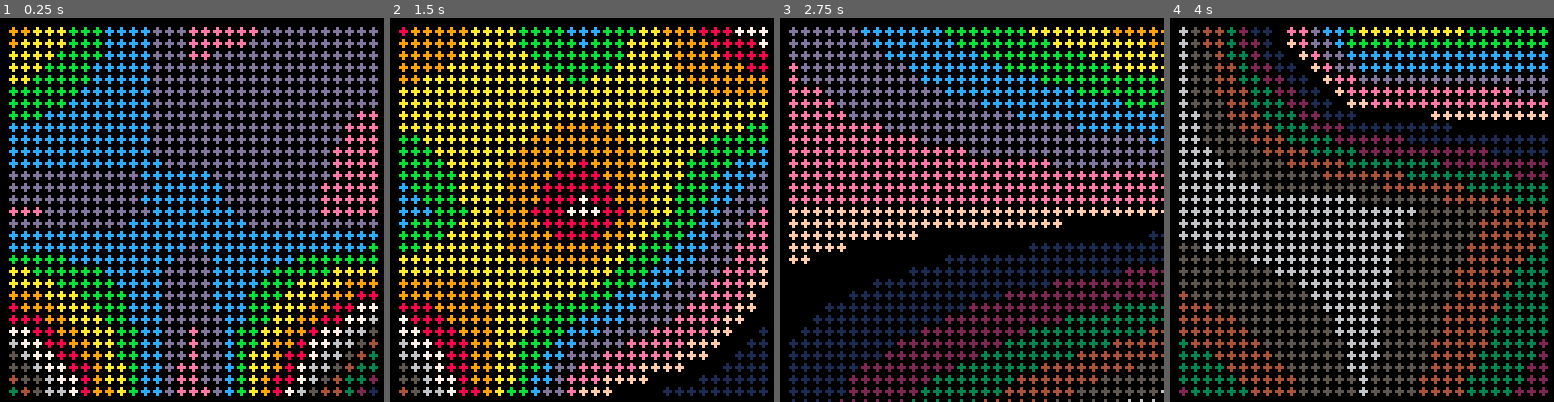
Above: before the commit, frames 1-4 (left to right).
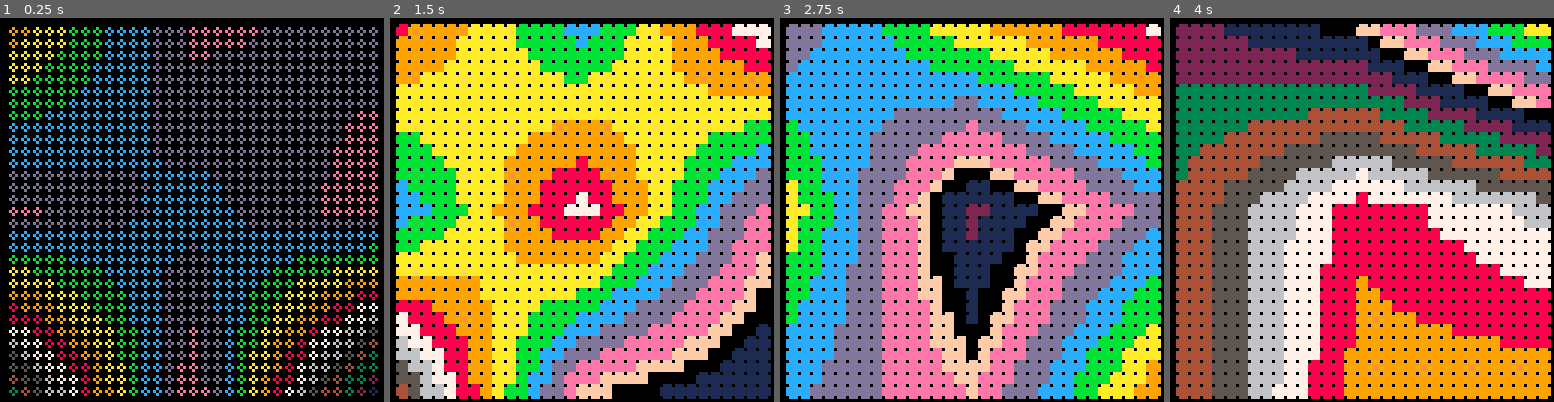
Above: after the commit, the same moments.

Repository: HelveticaScenario/pico8-carts
Game: PICO-8 cartridge bilinear.p8
Two runs of this game, one before a commit and one after it. Both use one fixed random seed, a clock stepped at 60 frames per second and the inputs below.
Inputs:
- Up to frame 1 (0.25 s): no input
- Up to frame 2 (1.5 s): tap O (Z key) at 0.7 s
- Up to frame 3 (2.75 s): hold Right 1.6-2.1 s; tap O (Z key) at 1.7, 2.1, 2.5 s; hold Up 2.15-2.42 s; hold Right from 2.47 s (still down)
- Up to frame 4 (4 s): tap O (Z key) at 2.9, 3.3, 3.7 s; release Right at 3.03 s; hold Left 3.08-3.58 s; hold Down 3.63-3.97 s

The runs differ from the first frame. In frame 1, 5.9% of the frame differs, in the area x 3-98%, y 3-98%; in frame 2, 58%; in frame 3, 83%; in frame 4, 85%, in the area x 1-100%, y 1-100%.

Commit message:
randomize rendering

Diff:
--- a/bilinear.p8
+++ b/bilinear.p8
@@ -72,29 +72,39 @@
 
 end
 
+radius = 1
+func = circ
+
 change_by = 0.005
 function _update()
 	local needs_draw
 	if (btnp(4)) then
 		needs_draw = true
+		if (rnd() > 0.5) then
+			func = circ
+		else
+			func = circfill
+		end
+		radius = round(rnd(2) + 1)
+
 	end
 
 	if (btnp(0)) then
-		grid_dim.width-=1
-		grid_dim.height-=1
-		grid_dim.width*=2
-		grid_dim.height*=2
-		grid_dim.width+=1
-		grid_dim.height+=1
+		-- grid_dim.width-=1
+		-- grid_dim.height-=1
+		-- grid_dim.width = ((grid_dim.width - 1) * 2) +  1
+		-- grid_dim.height = ((grid_dim.height - 1) * 2) +  1
+		-- grid_dim.width+=1
+		-- grid_dim.height+=1
 		needs_draw = true
 	end
 	if (btnp(1)) then
-		grid_dim.width-=1
-		grid_dim.height-=1
-		grid_dim.width/=2
-		grid_dim.height/=2
-		grid_dim.width+=1
-		grid_dim.height+=1
+		-- grid_dim.width-=1
+		-- grid_dim.height-=1
+		-- grid_dim.width = ((grid_dim.width - 1) / 2) +  1
+		-- grid_dim.height = ((grid_dim.height - 1) / 2) +  1
+		-- grid_dim.width+=1
+		-- grid_dim.height+=1
 		needs_draw = true
 	end
 	if (btnp(2)) then
@@ -159,7 +169,7 @@
 					local col_norm = col / inner_range_col
 					local v = inner(points[1][1], points[2][1], points[1][2], points[2][2], col_norm, row_norm)
 					v = round(wrap(v + e) * 15)
-					circfill(
+					func(
 						(
 							(q_col-2) *
 							inner_range_col +
@@ -172,7 +182,7 @@
 							1 +
 							row
 						) * 4,
-						1,
+						radius,
 						v
 					)
 				end
@@ -187,6 +197,6 @@
 	e += change_by
 
 
-	-- rectfill(1,1, 9,7,7)
-	-- print(stat(7), 2,2, 0)
-end
+	-- rectfill(1,1, 40,7,7)
+	-- print(inner_range_row .. " " .. inner_range_col .. " " .. grid_dim.height .. " " .. grid_dim.width .. " ", 2,2, 0)
+end
